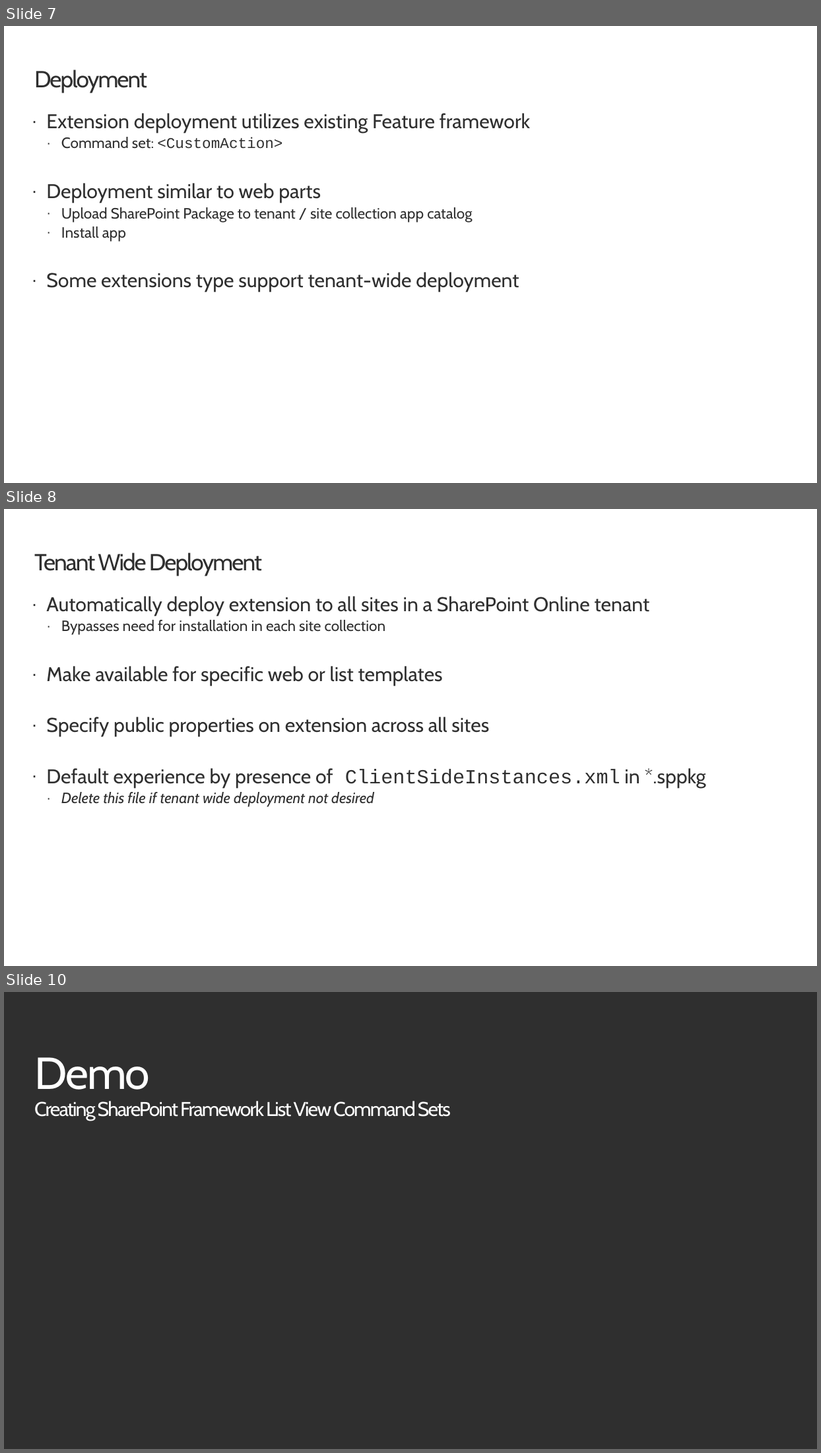
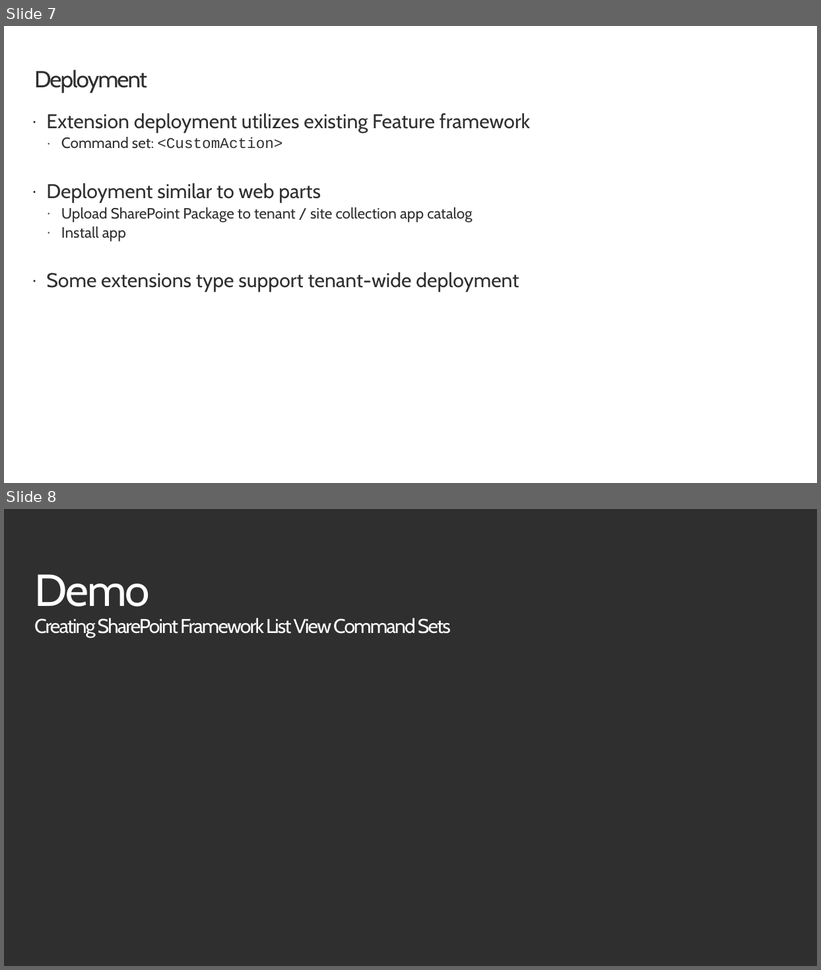
Before and after one commit to SharePoint/sp-dev-training-spfx-extensions, a slide deck: 03 commandset.pptx. Shown one above the other, each under a label of ours: slides 7, 8 and 10 before the commit, slides 7 and 8 after it; the slides between them are not shown. The pictures are 821x1453 and 821x970 pixels, drawn with LibreOffice and Linux fonts; fonts in the diff are those of the drawing; background and template pictures are left out. Boxes give left, top, right and bottom in pixels: in the first picture for what was removed or moved away, otherwise in the second. Text is boxed around its words. In the diff, an @@ line names an element or a change of style, - is before the commit and + after.

```diff
--- a/03 commandset.pptx
+++ b/03 commandset.pptx
@@ slide 8 removed at bbox=[4, 509, 817, 966], background #FFFFFF @@
@@ title removed at bbox=[34, 553, 262, 576] @@
-Tenant Wide Deployment
@@ text removed at bbox=[46, 596, 706, 807] @@
-· Automatically deploy extension to all sites in a SharePoint Online tenant
-  · Bypasses need for installation in each site collection
-· Make available for specific web or list templates
-· Specify public properties on extension across all sites
-· Default experience by presence of ClientSideInstances.xml in *.sppkg
-  · Delete this file if tenant wide deployment not desired
@@ what was slide 10 is now slide 8 @@
```
Also in this commit, not shown: 1 other slide removed, 54 other files.
